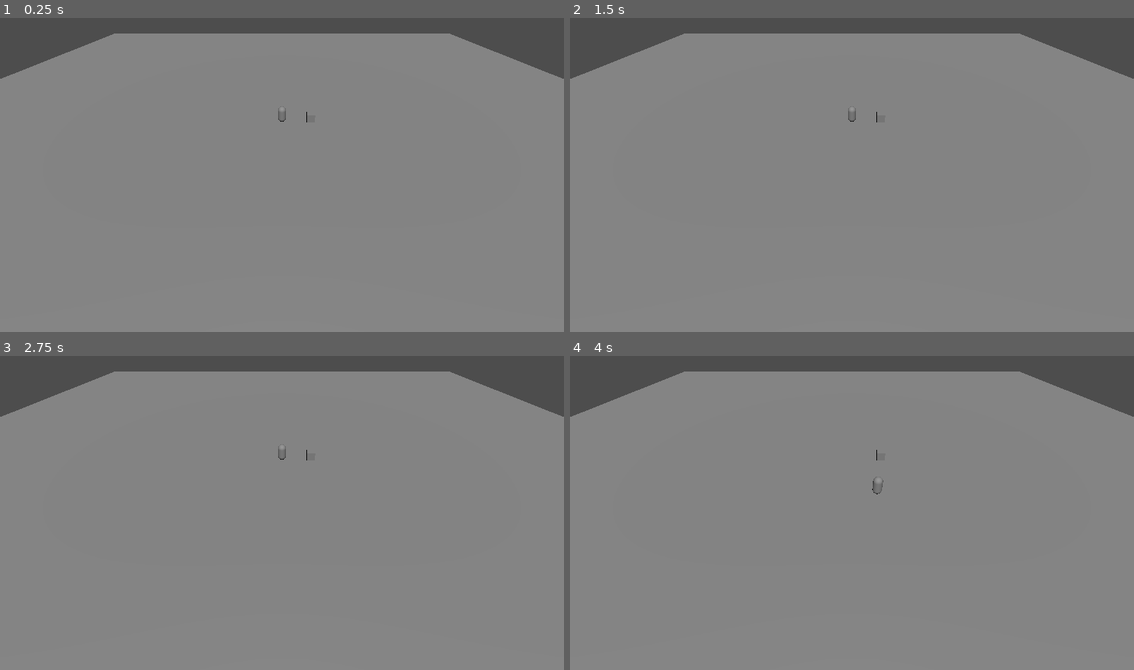
Above: before the commit, frames 1-4 (two rows, left to right).
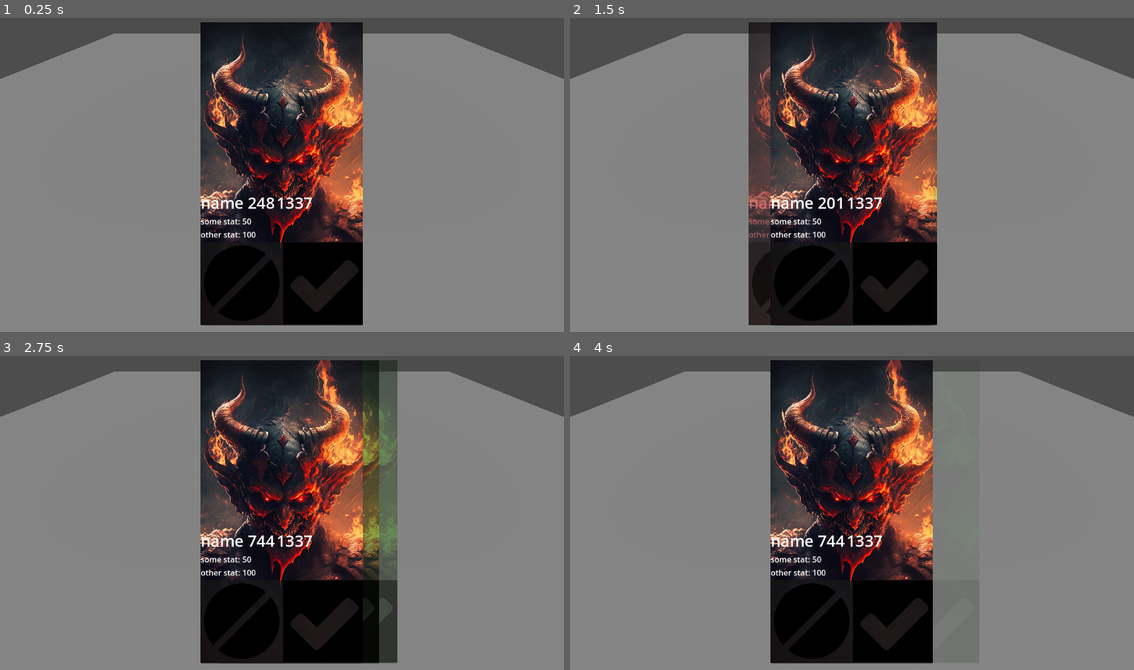
Above: after the commit, the same moments.

Repository: gams-n-such/LD55
Game: Godot game, scene res://Levels/sandbox.tscn
Same seed, same stepped clock (60 frames per second), same inputs: the game is played once before the commit and once after it.
Inputs (mouse positions are in pixels of both pictures, inside the frame that each line leads up to):
- Up to frame 1 (0.25 s): no input
- Up to frame 2 (1.5 s): click (812, 281) at 0.52 s; click (880, 281) at 1.27 s
- Up to frame 3 (2.75 s): click (287, 619) at 2.02 s
- Up to frame 4 (4 s): hold D (right) 2.78-3.53 s; hold S (backward) from 3.53 s (still down)

The runs differ from the first frame. In frame 1, 28% of the frame differs, in the area x 35-65%, y 1-98%; in frame 2, 32%; in frame 3, 34%, in the area x 35-71%, y 1-98%; in frame 4, 28%.

Commit message:
fundamentals of demon tinder

Diff:
--- a/Demon_assets/Demon.gd
+++ b/Demon_assets/Demon.gd
@@ -1,9 +1,11 @@
 extends CharacterBody3D
 class_name Demon
 
+var Health := randf_range(100.0, 500.0)
+var Damage := randf_range(10.0, 50.0)
+var Name := "name " + str(randi_range(0, 2048))
+
 @export var SPEED = 15.0
-
-# Get the gravity from the project settings to be synced with RigidBody nodes.
 var GRAVITY = ProjectSettings.get_setting("physics/3d/default_gravity")
 
 func _physics_process(delta):
--- /dev/null
+++ b/Demon_assets/accept-svgrepo-com.svg
@@ -0,0 +1,16 @@
+<?xml version="1.0" encoding="iso-8859-1"?>
+<!-- Uploaded to: SVG Repo, www.svgrepo.com, Generator: SVG Repo Mixer Tools -->
+<!DOCTYPE svg PUBLIC "-//W3C//DTD SVG 1.1//EN" "http://www.w3.org/Graphics/SVG/1.1/DTD/svg11.dtd">
+<svg fill="#000000" version="1.1" id="Capa_1" xmlns="http://www.w3.org/2000/svg" xmlns:xlink="http://www.w3.org/1999/xlink"
+	 width="800px" height="800px" viewBox="0 0 567.123 567.123"
+	 xml:space="preserve">
+<g>
+	<g>
+		<path d="M0,567.119h567.123V0.004H0V567.119z M56.818,283.477l43.556-43.568c5.404-5.404,11.812-8.109,19.217-8.109
+			c7.399,0,13.807,2.705,19.217,8.109l90.092,90.105l199.408-199.409c5.404-5.404,11.811-8.121,19.217-8.121
+			c7.398,0,13.807,2.717,19.217,8.121l43.557,43.55c5.402,5.422,8.113,11.824,8.113,19.217c0,7.405-2.711,13.813-8.113,19.217
+			L248.117,474.764c-5.41,5.422-11.818,8.121-19.217,8.121c-7.405,0-13.813-2.705-19.217-8.121L56.818,321.91
+			c-5.41-5.404-8.115-11.812-8.115-19.217C48.703,295.287,51.402,288.881,56.818,283.477z"/>
+	</g>
+</g>
+</svg>
--- /dev/null
+++ b/Demon_assets/decline-solid-svgrepo-com.svg
@@ -0,0 +1,14 @@
+<?xml version="1.0" encoding="utf-8"?>
+
+<!-- Uploaded to: SVG Repo, www.svgrepo.com, Generator: SVG Repo Mixer Tools -->
+<svg width="800px" height="800px" viewBox="0 0 48 48" xmlns="http://www.w3.org/2000/svg">
+  <title>decline-solid</title>
+  <g id="Layer_2" data-name="Layer 2">
+    <g id="invisible_box" data-name="invisible box">
+      <rect width="48" height="48" fill="none"/>
+    </g>
+    <g id="icons_Q2" data-name="icons Q2">
+      <path d="M24,2A22,22,0,0,0,7.1,38.1l31-31A21.7,21.7,0,0,0,24,2ZM40.9,9.9l-31,31A21.7,21.7,0,0,0,24,46,22,22,0,0,0,46,24,21.7,21.7,0,0,0,40.9,9.9Z"/>
+    </g>
+  </g>
+</svg>
--- /dev/null
+++ b/Demon_assets/demon_card.gd
@@ -0,0 +1,38 @@
+extends CanvasLayer
+
+class_name Demon_card
+
+signal accepted(from : Demon_card)
+signal declined(from : Demon_card)
+
+@onready var demon = load("res://Demon_assets/Demon.tscn").instantiate()
+
+# Called when the node enters the scene tree for the first time.
+func _ready():
+	$PanelContainer/Info_vbox/Name_age_vbox/name.text = demon.Name
+	pass
+
+# Called every frame. 'delta' is the elapsed time since the previous frame.
+func _process(delta):
+	pass
+
+
+func _on_accept_pressed():
+	accepted.emit(self)
+	animate_and_free(true)
+
+
+func _on_decline_pressed():
+	declined.emit(self)
+	animate_and_free(false)
+
+func animate_and_free(accepted : bool):
+	var alpha_tween = get_tree().create_tween()
+	var pos_tween = get_tree().create_tween()
+	if accepted == true:
+		alpha_tween.tween_property($PanelContainer, "modulate", Color(Color.GREEN, 0.0), 2.0)
+		pos_tween.tween_property($PanelContainer, "position", Vector2(510.0, 14), 2.0)
+	else:
+		alpha_tween.tween_property($PanelContainer, "modulate", Color(Color.RED, 0.0), 2.0)
+		pos_tween.tween_property($PanelContainer, "position", Vector2(310.0, 14), 2.0)
+	pos_tween.tween_callback(queue_free)
--- /dev/null
+++ b/Demon_assets/demon_card.tscn
@@ -0,0 +1,92 @@
+[gd_scene load_steps=5 format=3 uid="uid://ikhqs0utn87o"]
+
+[ext_resource type="Texture2D" uid="uid://dx3drjl6qj7h1" path="res://Demon_assets/demon_preview.png" id="1_4dmqw"]
+[ext_resource type="Script" path="res://Demon_assets/demon_card.gd" id="1_sc3gs"]
+[ext_resource type="Texture2D" uid="uid://bsce5kqkcacvi" path="res://Demon_assets/accept-svgrepo-com.svg" id="2_dj31m"]
+[ext_resource type="Texture2D" uid="uid://cwltufm4ohyee" path="res://Demon_assets/decline-solid-svgrepo-com.svg" id="3_dml05"]
+
+[node name="Demon_card" type="CanvasLayer"]
+script = ExtResource("1_sc3gs")
+
+[node name="PanelContainer" type="PanelContainer" parent="."]
+clip_contents = true
+anchors_preset = -1
+anchor_right = 1.0
+anchor_bottom = 1.0
+offset_left = 410.0
+offset_top = 14.0
+offset_right = -410.001
+offset_bottom = -14.0
+grow_horizontal = 2
+grow_vertical = 2
+
+[node name="photo" type="TextureRect" parent="PanelContainer"]
+layout_mode = 2
+texture = ExtResource("1_4dmqw")
+expand_mode = 4
+stretch_mode = 6
+
+[node name="Info_vbox" type="VBoxContainer" parent="PanelContainer"]
+layout_direction = 2
+layout_mode = 2
+alignment = 2
+
+[node name="Name_age_vbox" type="HBoxContainer" parent="PanelContainer/Info_vbox"]
+layout_mode = 2
+
+[node name="name" type="Label" parent="PanelContainer/Info_vbox/Name_age_vbox"]
+layout_mode = 2
+theme_override_font_sizes/font_size = 32
+text = "Name"
+
+[node name="age" type="Label" parent="PanelContainer/Info_vbox/Name_age_vbox"]
+layout_mode = 2
+theme_override_font_sizes/font_size = 32
+text = "1337"
+
+[node name="Stats_grid" type="GridContainer" parent="PanelContainer/Info_vbox"]
+layout_mode = 2
+columns = 2
+
+[node name="stat_1" type="Label" parent="PanelContainer/Info_vbox/Stats_grid"]
+layout_mode = 2
+text = "some stat:
+"
+
+[node name="stat_value_1" type="Label" parent="PanelContainer/Info_vbox/Stats_grid"]
+layout_mode = 2
+text = "50
+"
+
+[node name="stat_2" type="Label" parent="PanelContainer/Info_vbox/Stats_grid"]
+layout_mode = 2
+text = "other stat:"
+
+[node name="stat_value_2" type="Label" parent="PanelContainer/Info_vbox/Stats_grid"]
+layout_mode = 2
+text = "100
+"
+
+[node name="Buttons_grid" type="Panel" parent="PanelContainer/Info_vbox"]
+custom_minimum_size = Vector2(35.96, 170.46)
+layout_mode = 2
+
+[node name="HBoxContainer" type="HBoxContainer" parent="PanelContainer/Info_vbox/Buttons_grid"]
+layout_mode = 0
+offset_right = 1604.0
+offset_bottom = 800.0
+scale = Vector2(0.21, 0.21)
+alignment = 1
+
+[node name="decline" type="TextureButton" parent="PanelContainer/Info_vbox/Buttons_grid/HBoxContainer"]
+layout_mode = 2
+texture_normal = ExtResource("3_dml05")
+
+[node name="accept" type="TextureButton" parent="PanelContainer/Info_vbox/Buttons_grid/HBoxContainer"]
+layout_direction = 2
+layout_mode = 2
+texture_normal = ExtResource("2_dj31m")
+stretch_mode = 0
+
+[connection signal="pressed" from="PanelContainer/Info_vbox/Buttons_grid/HBoxContainer/decline" to="." method="_on_decline_pressed"]
+[connection signal="pressed" from="PanelContainer/Info_vbox/Buttons_grid/HBoxContainer/accept" to="." method="_on_accept_pressed"]
--- /dev/null
+++ b/Demon_assets/demon_manager.gd
@@ -0,0 +1,39 @@
+extends CanvasLayer
+
+var accepted_names = []
+var declined_names = []
+var cards_stack = []
+
+# Called when the node enters the scene tree for the first time.
+func _ready():
+	for i in 5:
+		cards_stack.push_back(load("res://Demon_assets/demon_card.tscn").instantiate())
+	(cards_stack.back() as Demon_card).accepted.connect(on_card_accepted)
+	(cards_stack.back() as Demon_card).declined.connect(on_card_declined)
+	add_child(cards_stack.back())
+
+func reset_current_card():
+	if not cards_stack.is_empty():
+		(cards_stack.back() as Demon_card).accepted.disconnect(on_card_accepted)
+		(cards_stack.back() as Demon_card).declined.disconnect(on_card_declined)
+		cards_stack.pop_back()
+
+	if not cards_stack.is_empty():
+		(cards_stack.back() as Demon_card).accepted.connect(on_card_accepted)
+		(cards_stack.back() as Demon_card).declined.connect(on_card_declined)
+		add_child(cards_stack.back())
+	else:
+		print("accepted : ")
+		print(str(accepted_names))
+		print("declined : ")
+		print(str(declined_names))
+
+func on_card_accepted(card : Demon_card):
+	accepted_names.push_back(card.demon.Name)
+	reset_current_card()
+	pass
+
+func on_card_declined(card : Demon_card):
+	declined_names.push_back(card.demon.Name)
+	reset_current_card()
+	pass
--- /dev/null
+++ b/Demon_assets/demon_manager.tscn
@@ -0,0 +1,6 @@
+[gd_scene load_steps=2 format=3 uid="uid://djwqtpngmogyb"]
+
+[ext_resource type="Script" path="res://Demon_assets/demon_manager.gd" id="1_nro5l"]
+
+[node name="Demon_manager" type="CanvasLayer"]
+script = ExtResource("1_nro5l")
--- a/Levels/sandbox.tscn
+++ b/Levels/sandbox.tscn
@@ -1,6 +1,7 @@
-[gd_scene load_steps=6 format=3 uid="uid://bxtq3qx5uuka8"]
+[gd_scene load_steps=7 format=3 uid="uid://bxtq3qx5uuka8"]
 
 [ext_resource type="PackedScene" uid="uid://pjgixyo0f7oi" path="res://Demon_assets/Demon.tscn" id="1_7luf4"]
+[ext_resource type="PackedScene" uid="uid://djwqtpngmogyb" path="res://Demon_assets/demon_manager.tscn" id="2_yy123"]
 
 [sub_resource type="BoxShape3D" id="BoxShape3D_pms0h"]
 
@@ -40,3 +41,5 @@
 
 [node name="Demon" parent="." instance=ExtResource("1_7luf4")]
 transform = Transform3D(1, 0, 0, 0, 1, 0, 0, 0, 1, 0, 1.48497, 0)
+
+[node name="Demon_manager" parent="." instance=ExtResource("2_yy123")]
Not shown, added: Demon_assets/accept-svgrepo-com.svg.import
Not shown, added: Demon_assets/decline-solid-svgrepo-com.svg.import
Binary file added: Demon_assets/demon_preview.png
Not shown, added: Demon_assets/demon_preview.png.import
Not shown, changed: .gitattributes
Not shown, changed: .gitignore
Not shown, added: Demon_assets/demFA34.tmp
